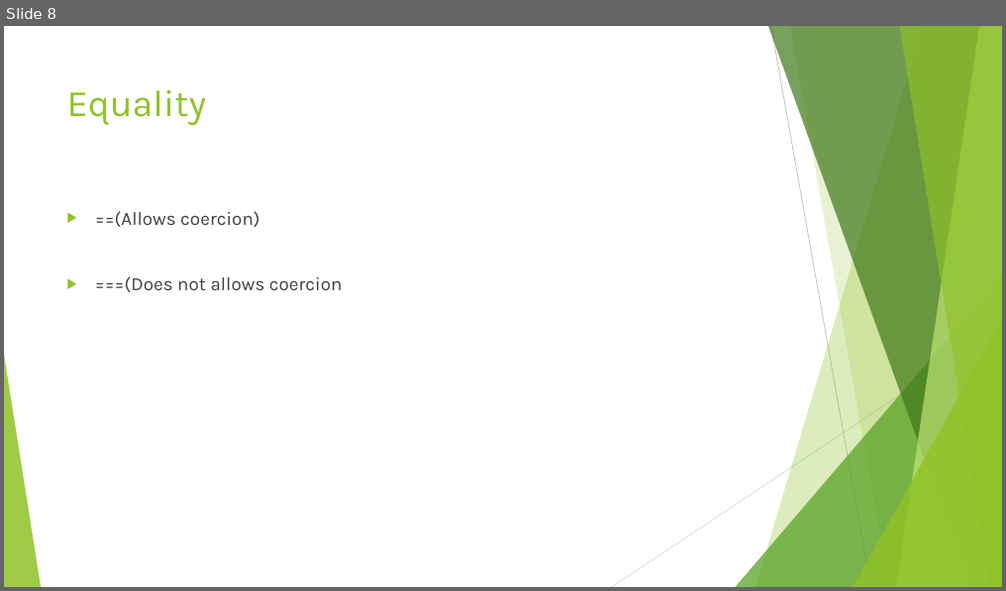
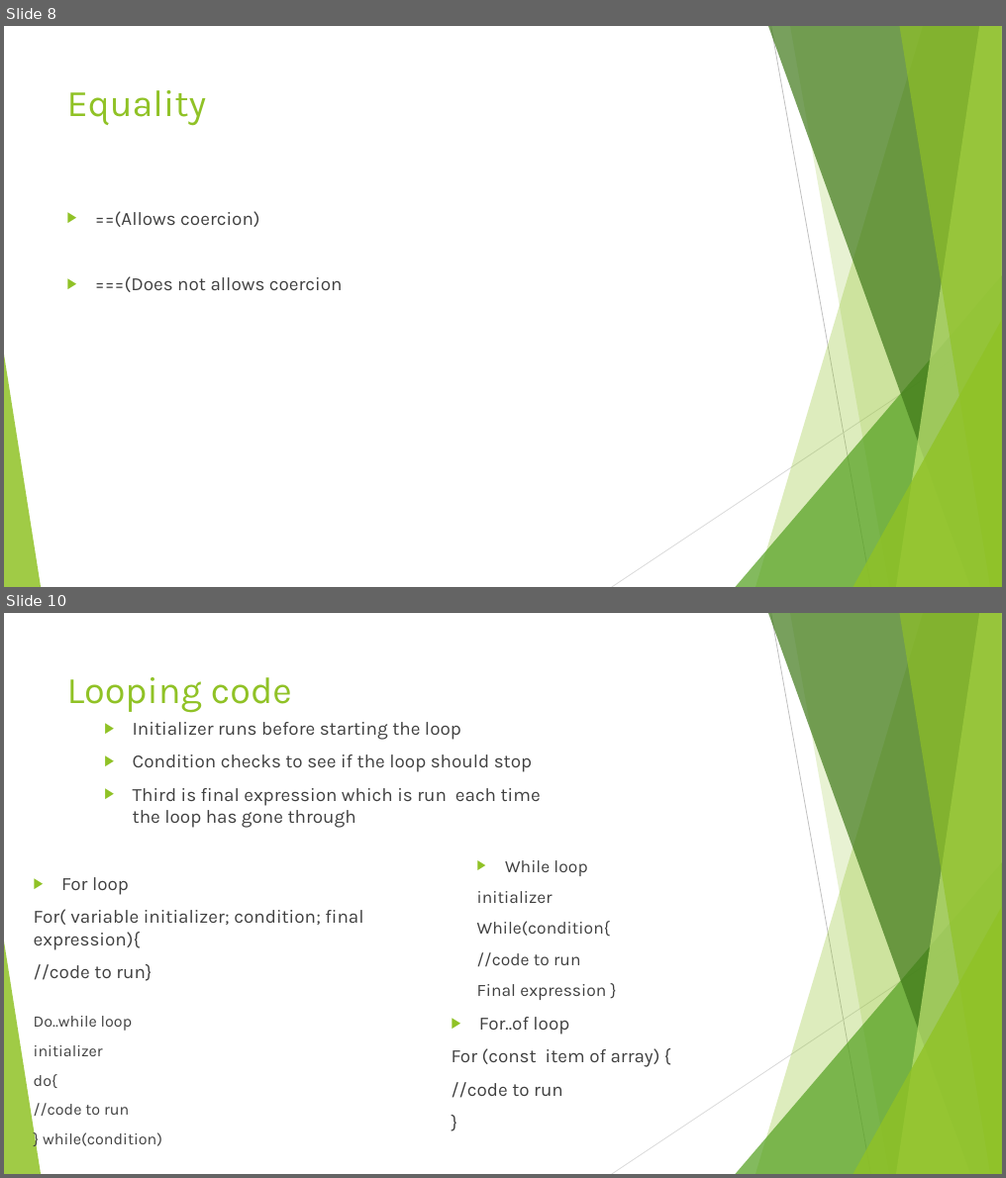
Before and after one commit to divyaparyani67/JavaScript_BAsics, a slide deck: Javascript.pptx. Shown one above the other, each under a label of ours: slide 8 before the commit, slides 8 and 10 after it; the slides between them are not shown. The pictures are 1006x591 and 1006x1178 pixels, drawn with LibreOffice and Linux fonts; fonts in the diff are those of the drawing. Boxes give left, top, right and bottom in pixels: in the first picture for what was removed or moved away, otherwise in the second. Text is boxed around its words. In the diff, an @@ line names an element or a change of style, - is before the commit and + after.

```diff
--- a/Javascript.pptx
+++ b/Javascript.pptx
@@ slide 10 added at (4, 613, 1002, 1174), background #FFFFFF; not listed: 10 template elements that a slide beside it also shows @@
@@ title added at (67, 677, 292, 713), 36 pt, text #90C226 @@
+Looping code
@@ text added at (133, 722, 541, 828), 18 pt, text #404040 @@
+▶ Initializer runs before starting the loop
+▶ Condition checks to see if the loop should stop
+▶ Third is final expression which is run each time the loop has gone through
@@ text added at (34, 877, 363, 981), 18 pt, text #404040 @@
+▶ For loop
+For( variable initializer; condition; final expression){
+//code to run}
@@ text added at (477, 861, 610, 1000), 16.6 pt, text #404040 @@
+▶ While loop
+initializer
+While(condition{
+//code to run
+Final expression }
@@ text added at (34, 1016, 162, 1147), 15.3 pt, text #404040 @@
+Do..while loop
+initializer
+do{
+//code to run
+} while(condition)
@@ text added at (101, 1016, 660, 1098), 18 pt, text #404040 @@
+▶ For..of loop
+For (const item of array) {
+//code to run
+}
```
Also in this commit, not shown: 1 slide changed, 2 other slides added, 2 other files.
